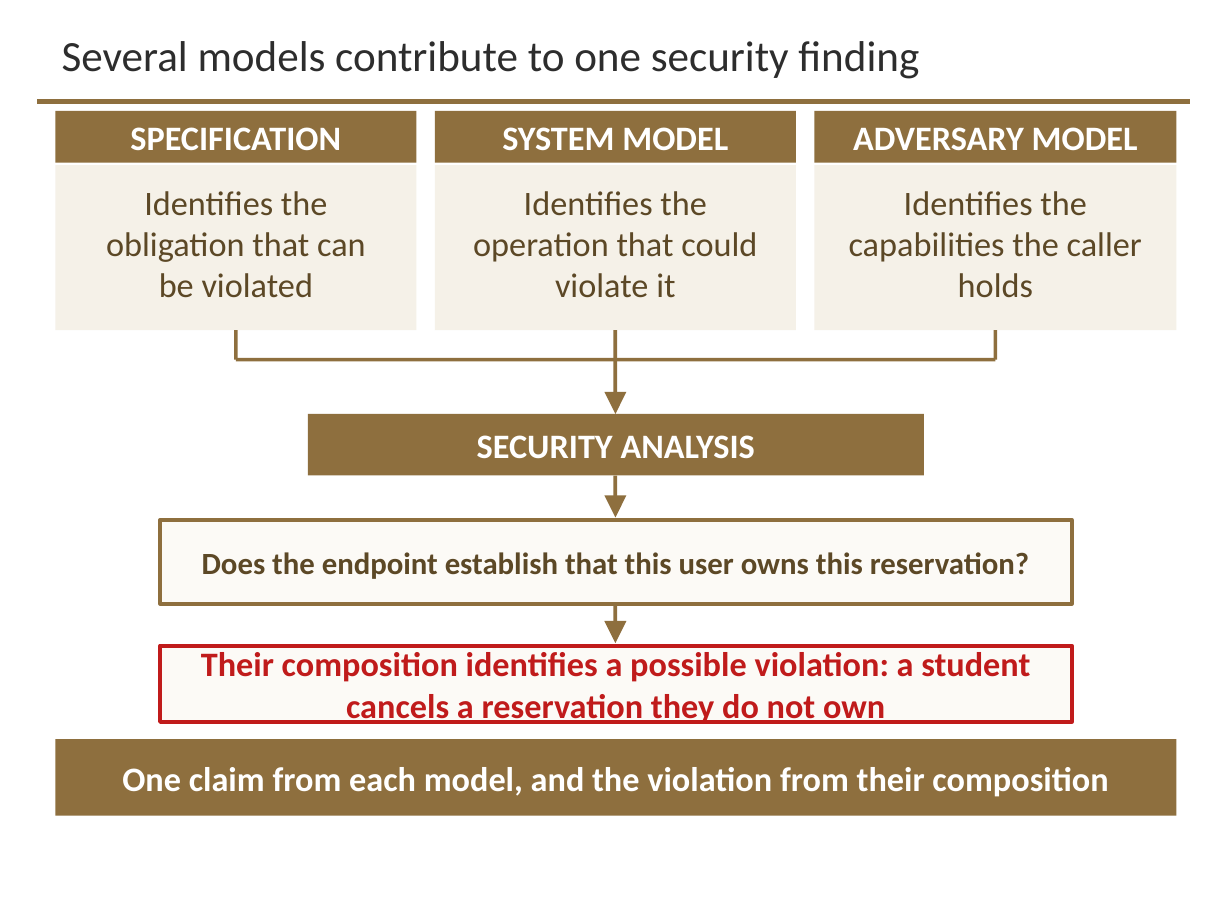
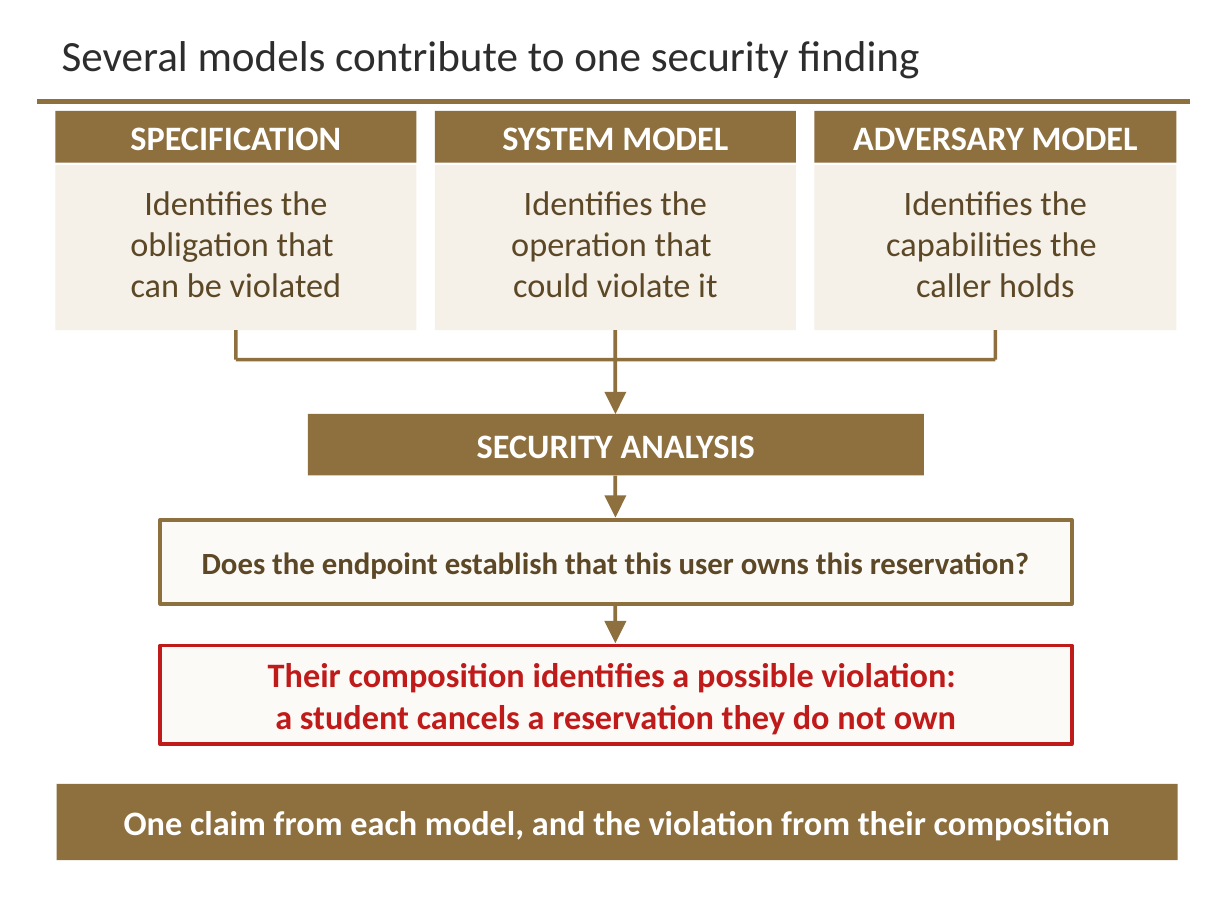
Before and after one commit to davisjam/model-based-agentic-software-engineering, a slide deck: slide 27 of course/lectures/act-3-software-in-the-world/05-security-engineering/3-5-Security-Engineering-1-Threat-Modeling.pptx. Drawn at 1232x924 pixels with LibreOffice and Linux fonts; fonts in the diff are those of the drawing; background and template pictures are left out. Boxes give left, top, right and bottom in pixels: in the first picture for what was removed or moved away, otherwise in the second. Text is boxed around its words. In the diff, an @@ line names an element or a change of style, - is before the commit and + after.

```diff
--- a/course/lectures/act-3-software-in-the-world/05-security-engineering/3-5-Security-Engineering-1-Threat-Modeling.pptx
+++ b/course/lectures/act-3-software-in-the-world/05-security-engineering/3-5-Security-Engineering-1-Threat-Modeling.pptx
@@ text at (x1=130, y1=191, x2=342, y2=298): text changed @@
-Identifies the obligation that can be violated
+Identifies the obligation that
+can be violated
@@ text at (x1=511, y1=191, x2=717, y2=298): text changed @@
-Identifies the operation that could violate it
+Identifies the operation that
+could violate it
@@ text at (x1=886, y1=191, x2=1097, y2=298): text changed @@
-Identifies the capabilities the caller holds
+Identifies the capabilities the
+caller holds
@@ rectangle "Their composition identifies a possible ..." resized from (x1=160, y1=646, x2=1072, y2=722) to (x1=160, y1=646, x2=1072, y2=744) @@
@@ text in rectangle at (x1=268, y1=663, x2=956, y2=735): text changed @@
-Their composition identifies a possible violation: a student cancels a reservation they do not own
+Their composition identifies a possible violation:
+a student cancels a reservation they do not own
@@ rectangle "One claim from each model, ..." moved from (x1=55, y1=739, x2=1177, y2=816) to (x1=57, y1=784, x2=1178, y2=860) @@
```
Also in this commit, not shown: 20 other slides changed, 7 slides removed.
